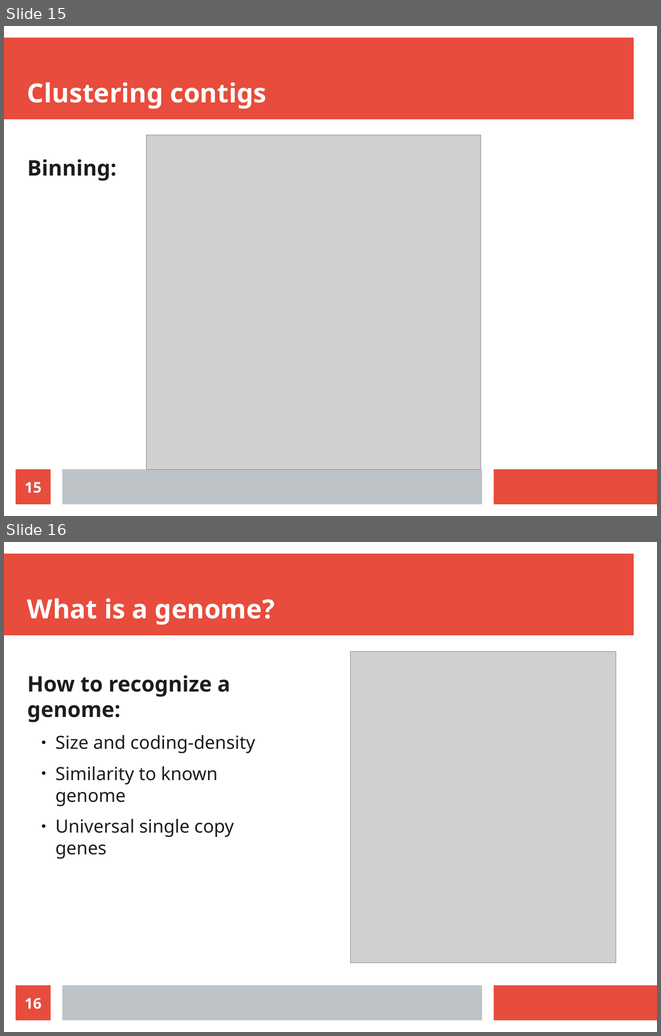
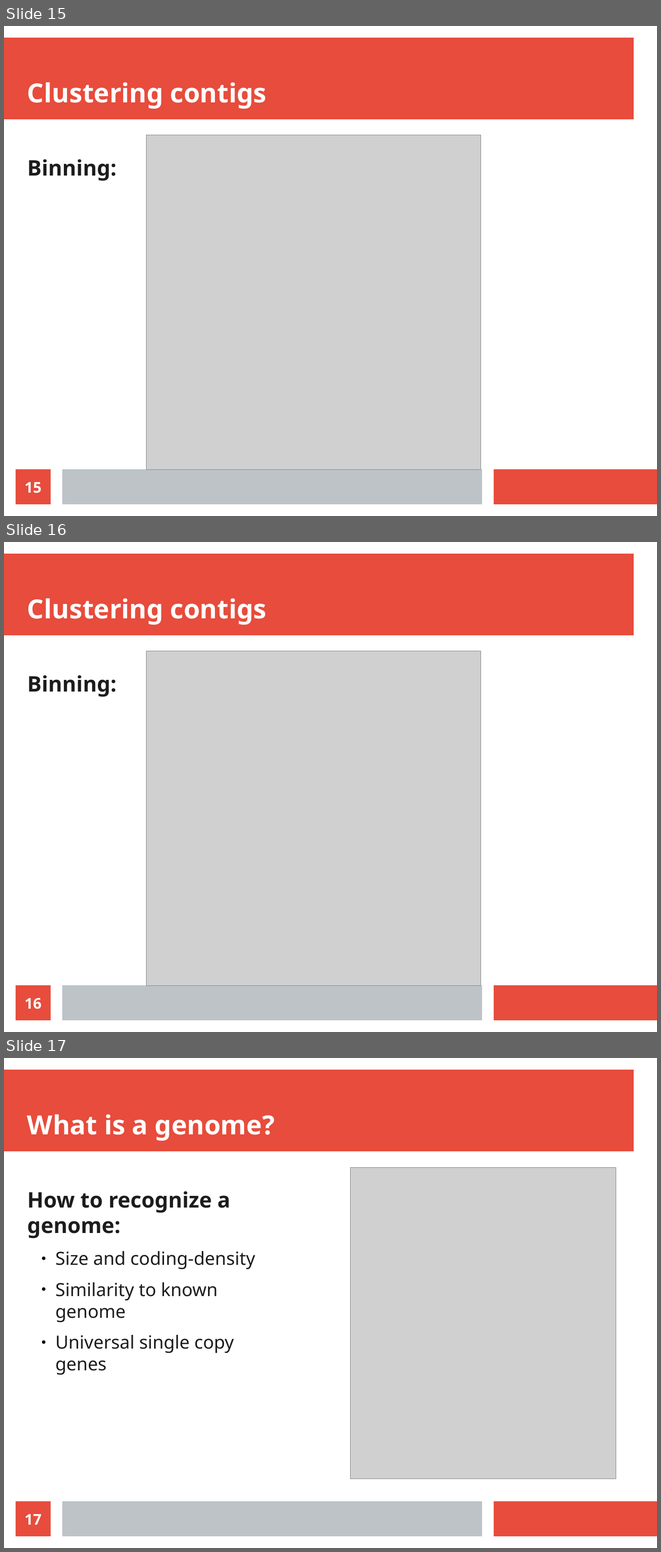
Before and after one commit to moritzbuck/moritzbuck.github.io, a slide deck: SLU_basics_of_metagenomics_analysis_2019/lectures/workflows.odp. Shown one above the other, each under a label of ours: slides 15 and 16 before the commit, slides 15, 16 and 17 after it. The pictures are 661x1036 and 661x1552 pixels, drawn with LibreOffice and Linux fonts; fonts in the diff are those of the drawing; grey boxes stand for pictures. Boxes give left, top, right and bottom in pixels: in the first picture for what was removed or moved away, otherwise in the second. Text is boxed around its words. In the diff, an @@ line names an element or a change of style, - is before the commit and + after.

Commit message:
some changes to lecture and fixed bug in script

```diff
--- a/SLU_basics_of_metagenomics_analysis_2019/lectures/workflows.odp
+++ b/SLU_basics_of_metagenomics_analysis_2019/lectures/workflows.odp
@@ slide 16 added at <box>4,542,657,1032</box>, background #FFFFFF; not listed: 3 template elements that a slide beside it also shows @@
@@ title added at <box>27,598,267,625</box>, 32 pt, text #FFFFFF, bold @@
+Clustering contigs
@@ picture added at <box>146,651,481,986</box> @@
@@ text added at <box>27,675,116,697</box>, 26 pt, text #1C1C1C, bold @@
+Binning:
@@ page number added at <box>16,985,51,1020</box>, fill #E74C3C, 18 pt, text #FFFFFF, bold @@
+16
@@ what was slide 16 is now slide 17 @@
@@ page number at <box>25,1514,42,1524</box>: text changed @@
-16
+17
```
Also in this commit, not shown: 1 other file.
